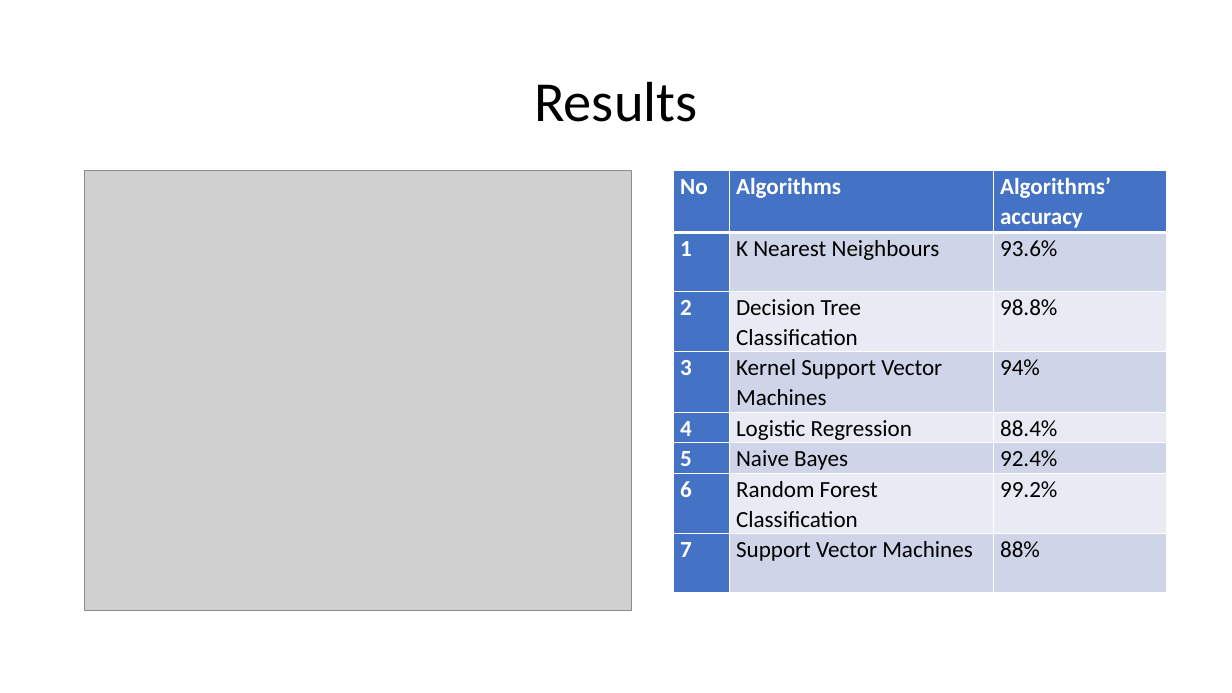
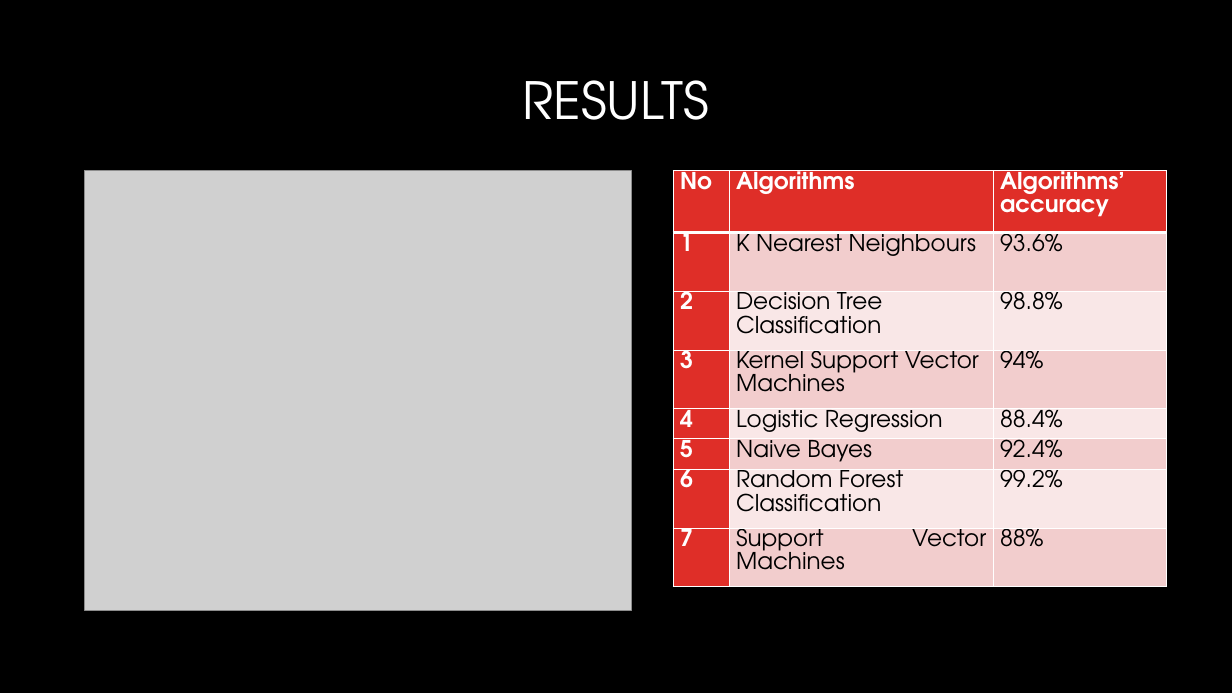
Before and after one commit to nsudhanva/eit, a slide deck: slide 10 of docs/Electrical Impedance Tomography.pptx. Drawn at 1232x693 pixels with LibreOffice and Linux fonts; fonts in the diff are those of the drawing; grey boxes stand for pictures; background and template pictures are left out. Boxes give left, top, right and bottom in pixels: in the first picture for what was removed or moved away, otherwise in the second. Text is boxed around its words. In the diff, an @@ line names an element or a change of style, - is before the commit and + after.

Commit message:
Added Theme

```diff
--- a/docs/Electrical Impedance Tomography.pptx
+++ b/docs/Electrical Impedance Tomography.pptx
@@ background #FFFFFF to #000000 @@
@@ title at (523,80,710,120): text changed; size 44 to 40 pt; font Calibri to TeX Gyre Adventor; text colour #000000 to #FFFFFF @@
-Results
+RESULTS
@@ table at (674,171,1168,587) @@
@@ fill #4472C4 to #DF2E28 in 10 cells @@
@@ fill #CFD5EA to #F3CDCD in 8 cells @@
@@ fill #E9EBF5 to #F9E8E8 in 6 cells @@
@@ font Calibri to TeX Gyre Adventor @@
```
Also in this commit, not shown: 10 other slides changed.
